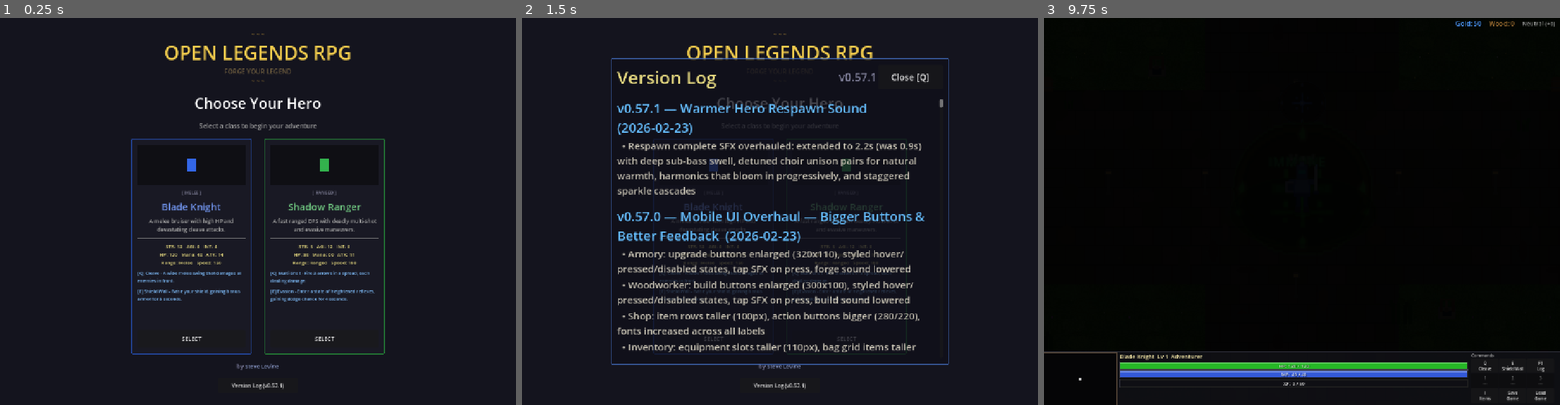
Above: before the commit, frames 1-3 (left to right).
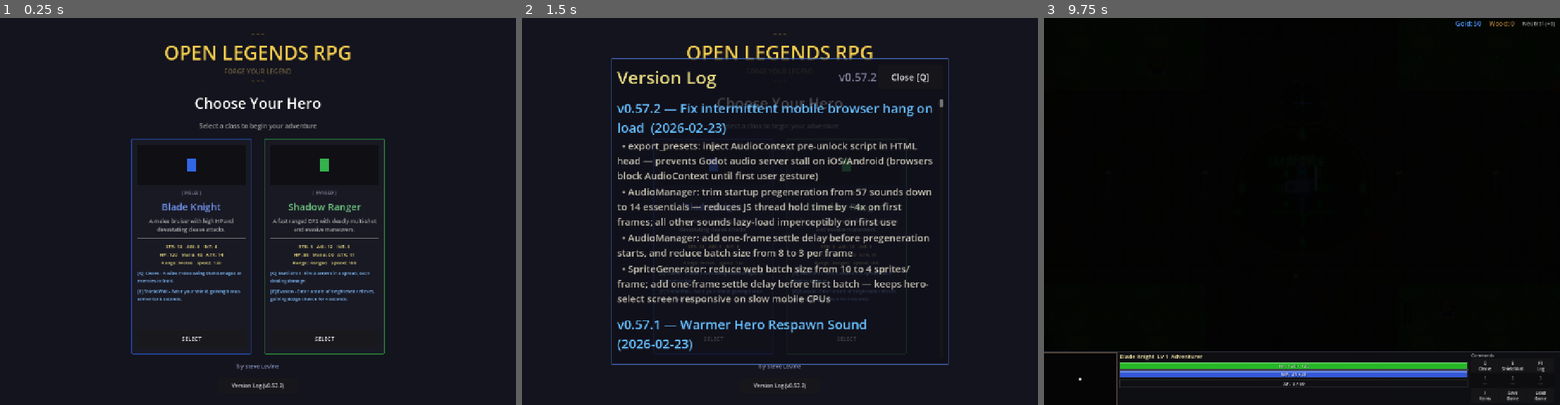
Above: after the commit, the same moments.

Repository: slxny/legends-open-rpg
Game: Godot game, scene res://scenes/main.tscn
Same seed, same stepped clock (60 frames per second), same inputs: the game is played once before the commit and once after it.
Inputs (mouse positions are in pixels of both pictures, inside the frame that each line leads up to):
- Up to frame 1 (0.25 s): no input
- Up to frame 2 (1.5 s): click "Version Log (v0.57.1)" (after the commit: "Version Log (v0.57.2)") at 0.5 s; click "SELECT" at 1.25 s
- Up to frame 3 (9.75 s): click "SELECT" at 2 s; tap Enter at 2.75, 4.25, 5.75 s; move the mouse to (1415, 192) at 2.77 s; hold D (move_right) 2.78-3.5 s; hold Q (ability_1) 2.78-3.5 s; click (1415, 192) at 2.92 s; tap Space (attack) at 3.5, 6.5 s; drag from (1198, 230) to (1276, 288) at 3.52 s; move the mouse to (1353, 126) at 4.27 s; hold D (move_right) 4.28-5 s; hold Space (attack) 4.28-5 s; drag from (1276, 288) to (1147, 153) at 5.02 s; move the mouse to (1456, 269) at 5.77 s; hold A (move_left) 5.78-6.5 s; tap 1 at 5.85 s; drag from (1147, 153) to (1224, 114) at 6.52 s; move the mouse to (1327, 211) at 7.27 s; hold S (move_down) 7.28-8 s; tap 3 at 7.35 s; click (1327, 211) at 7.42 s; drag from (1224, 114) to (1198, 230) at 8.02 s; move the mouse to (1415, 192) at 8.77 s; hold W (move_up) 8.78-9.5 s; hold Q (ability_1) 8.78-9.5 s; drag from (1198, 230) to (1276, 288) at 9.52 s

The runs differ from the first frame. In frame 1, less than 0.1% of the frame differs, in the area x 54-55%, y 94-96%; in frame 2, 11%, in the area x 18-80%, y 14-96%; in frame 3, nothing differs.

Commit message:
Fix intermittent mobile browser hang on Godot load screen (v0.57.2)
Three-part fix for the intermittent hang on mobile:

1. export_presets: inject a small AudioContext pre-unlock script in the
   HTML <head>. Mobile browsers (iOS Safari, Chrome Android) block
   AudioContext creation until a user gesture — Godot's audio server
   can stall waiting for it. The script warms up the AudioContext on
   the very first touchstart/click, before Godot's engine touches it.

2. AudioManager: trim startup pregeneration from 57 sounds → 14 core
   sounds (combat, pickups, abilities, respawn). All others lazy-load
   imperceptibly on first use via _ensure_sfx(). Also reduced batch
   size 8→3/frame and added a 1-frame settle delay. This cuts the
   startup CPU spike by ~4x, preventing the hero-select screen from
   appearing frozen on slow mobile CPUs right after engine boot.

3. SpriteGenerator: reduce web batch size 10→4 sprites/frame and add
   a 1-frame settle delay. Keeps individual frames short enough that
   the browser stays responsive during the ~40-frame background gen.

Co-Authored-By: Claude Sonnet 4.6 <noreply@anthropic.com>

Diff:
--- a/scenes/ui/changelog_dialog.gd
+++ b/scenes/ui/changelog_dialog.gd
@@ -9,9 +9,20 @@
 var _is_visible: bool = false
 var _is_mobile: bool = false
 
-const GAME_VERSION := "v0.57.1"
+const GAME_VERSION := "v0.57.2"
 
 const CHANGELOG: Array[Dictionary] = [
+	{
+		"version": "v0.57.2",
+		"title": "Fix intermittent mobile browser hang on load",
+		"date": "2026-02-23",
+		"entries": [
+			"export_presets: inject AudioContext pre-unlock script in HTML head — prevents Godot audio server stall on iOS/Android (browsers block AudioContext until first user gesture)",
+			"AudioManager: trim startup pregeneration from 57 sounds down to 14 essentials — reduces JS thread hold time by ~4x on first frames; all other sounds lazy-load imperceptibly on first use",
+			"AudioManager: add one-frame settle delay before pregeneration starts, and reduce batch size from 8 to 3 per frame",
+			"SpriteGenerator: reduce web batch size from 10 to 4 sprites/frame; add one-frame settle delay before first batch — keeps hero-select screen responsive on slow mobile CPUs",
+		]
+	},
 	{
 		"version": "v0.57.1",
 		"title": "Warmer Hero Respawn Sound",
--- a/scripts/autoloads/audio_manager.gd
+++ b/scripts/autoloads/audio_manager.gd
@@ -213,28 +213,34 @@
 ## (see _play_or_gen_music) — each is 60s+ of PCM at 22050Hz, far too
 ## heavy for the main thread even spread across frames.
 func _pregenerate_async() -> void:
-	var sfx_names = ["sword_swing", "hit_impact", "crit_hit", "enemy_death",
-		"gold_pickup", "item_pickup", "level_up", "dash_swoosh",
-		"ability_whoosh", "power_strike", "whirlwind", "player_hurt",
-		"charge_loop", "charge_ready", "charge_release", "tree_chop",
-		"tree_fall", "rat_squeal_1", "rat_squeal_2", "rat_squeal_3",
-		"debuff_apply", "player_death", "respawn_countdown", "respawn_complete",
-		"forge_weapon", "forge_armor", "woodwork_bow", "woodwork_shield",
-		"woodwork_totem", "woodwork_watchtower", "wench_buff", "wench_debuff",
-		"shop_buy", "shop_sell",
-		"equip_weapon", "equip_armor", "equip_helm", "equip_boots",
-		"equip_ring", "equip_amulet", "potion_heal", "potion_mana", "potion_buff",
-		"death_rat", "death_goblin", "death_wolf", "death_bandit", "death_skeleton",
-		"death_spider", "death_troll", "death_dark_mage", "death_ogre", "death_ogre_boss",
-		"death_demon_knight", "death_ancient_golem", "death_shadow_wraith",
-		"death_dragon_whelp", "death_infernal"]
+	# Only pre-generate sounds that fire within the first ~30 seconds of play.
+	# Everything else is already lazy-loaded by _ensure_sfx() on first use —
+	# a single lazy-gen takes <5 ms and is imperceptible.
+	# Keeping this list small is critical on mobile browsers: each batch holds
+	# the JS thread for ~10-50 ms, and a long queue of batches causes the
+	# hero-select screen to appear frozen right after the engine boots.
+	var sfx_names = [
+		# Combat fundamentals — play on the first enemy hit
+		"sword_swing", "hit_impact", "crit_hit", "enemy_death",
+		# Player feedback — play almost immediately
+		"player_hurt", "player_death",
+		# Pickups & progression — play within seconds of game start
+		"gold_pickup", "item_pickup", "level_up",
+		# Abilities — used from first combat
+		"dash_swoosh", "ability_whoosh", "power_strike",
+		# Respawn flow — needed right after first death
+		"respawn_countdown", "respawn_complete",
+	]
+	# Wait one extra frame before starting so the engine has fully settled.
+	# On slow mobile devices this avoids a CPU spike in the very first frame.
+	await get_tree().process_frame
 	var batch: int = 0
 	for sfx_name in sfx_names:
 		if _sfx_cache.has(sfx_name):
 			continue
 		_ensure_sfx(sfx_name)
 		batch += 1
-		if batch >= 8:
+		if batch >= 3:
 			batch = 0
 			await get_tree().process_frame
 
--- a/scripts/autoloads/sprite_generator.gd
+++ b/scripts/autoloads/sprite_generator.gd
@@ -25,14 +25,19 @@
 ## Background pre-generation: spreads work across frames during the hero
 ## select screen so everything is cached before the world loads.
 func _pregenerate_async() -> void:
+	# Use a smaller per-frame batch on web/mobile to keep frame times short.
+	# Desktop can handle 10/frame fine; mobile browsers stall visibly above ~4.
+	# Wait one extra frame first so the engine is fully settled before the
+	# first batch runs — avoids a CPU spike on the very first rendered frame.
+	var per_frame: int = 4 if OS.has_feature("web") else 10
+	await get_tree().process_frame
 	var batch: int = 0
-	const PER_FRAME: int = 10  # Larger batches to finish pre-gen faster
 	for sprite_name in _all_sprite_names():
 		if textures.has(sprite_name):
 			continue
 		_gen_or_load(sprite_name)
 		batch += 1
-		if batch >= PER_FRAME:
+		if batch >= per_frame:
 			batch = 0
 			await get_tree().process_frame
 
Not shown, changed: export_presets.cfg
